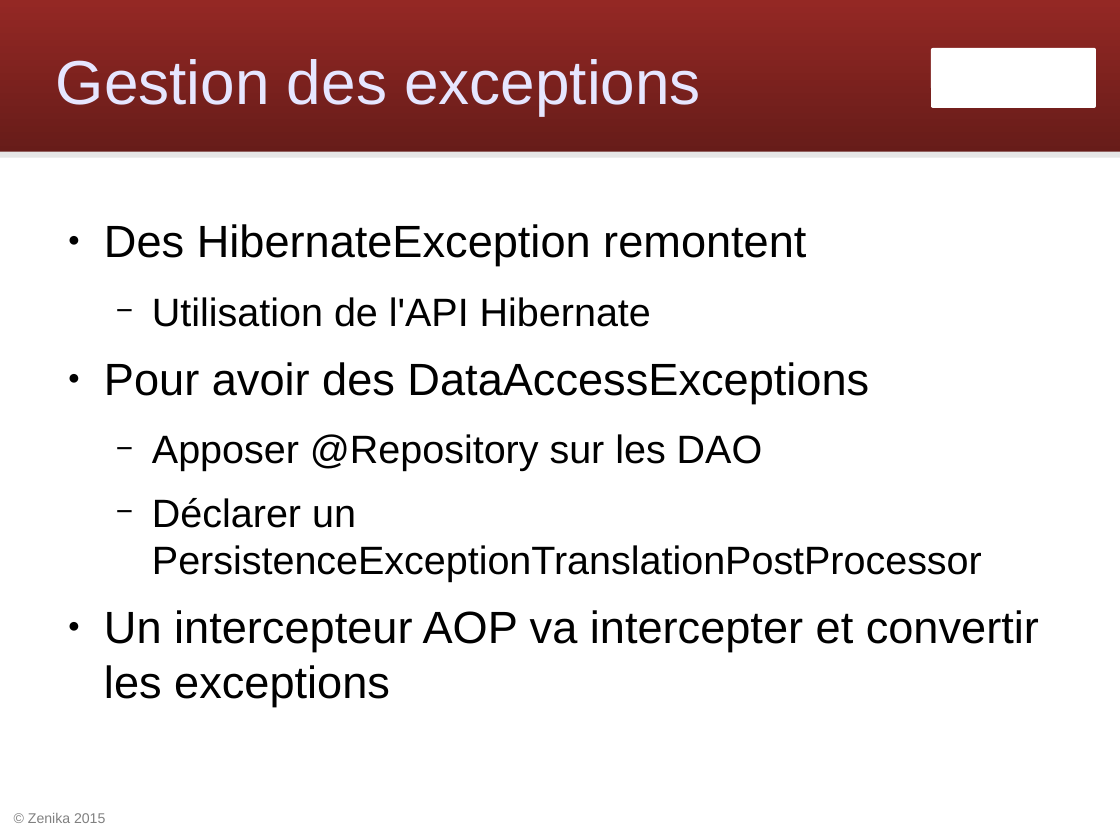
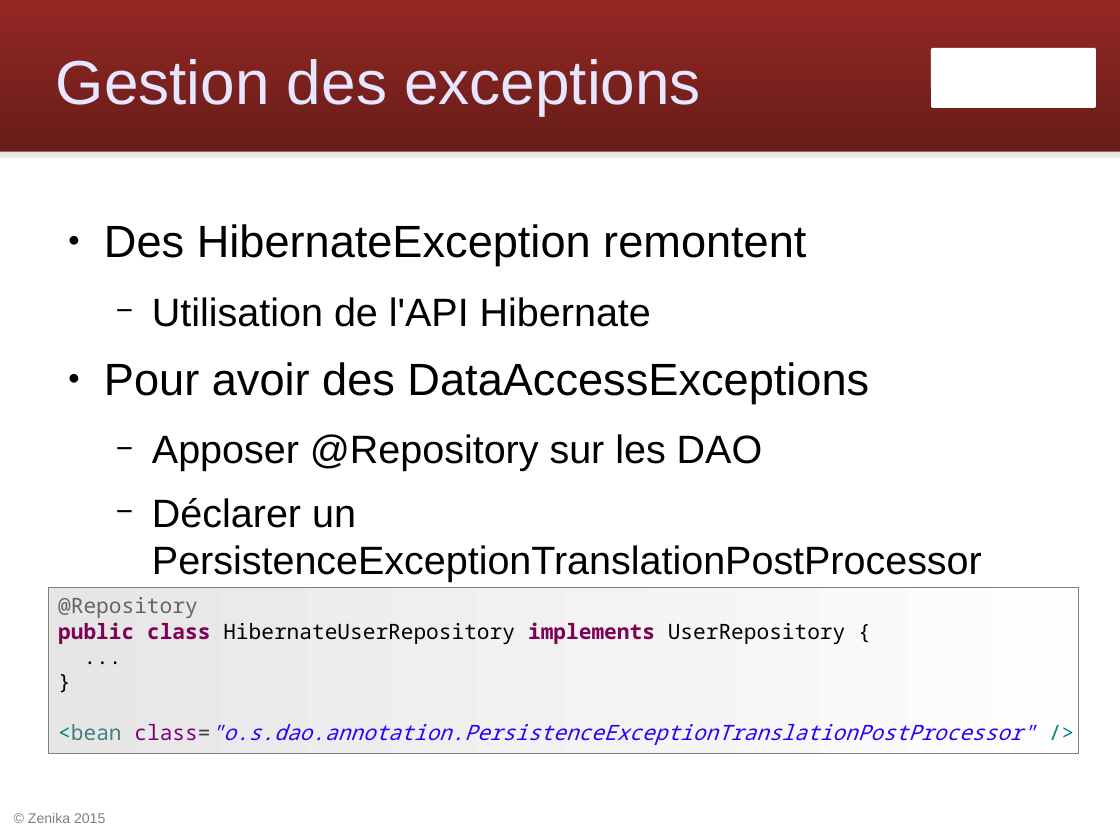
Before and after one commit to Zenika/workshop-spring-core, a slide deck: slide 66 of spring-workshop.odp (slide 64 before the commit). Drawn at 1120x840 pixels with LibreOffice and Linux fonts; fonts in the diff are those of the drawing; background and template pictures are left out. Boxes give left, top, right and bottom in pixels: in the first picture for what was removed or moved away, otherwise in the second. Text is boxed around its words. In the diff, an @@ line names an element or a change of style, - is before the commit and + after.

```diff
--- a/spring-workshop.odp
+++ b/spring-workshop.odp
@@ rectangle added at <box>48,587,1078,754</box>, fill gradient #E6E6E6 to #FEFEFE, outline #808080 0 pt, 15 pt, text #2A00FF @@
+@Repository
+public class HibernateUserRepository implements UserRepository {
+...
+}
+<bean class="o.s.dao.annotation.PersistenceExceptionTranslationPostProcessor" />
@@ text at <box>104,610,1039,706</box>: paragraph removed @@
-● Un intercepteur AOP va intercepter et convertir les exceptions
```
Also in this commit, not shown: 2 other slides changed, 4 slides added, 1 slide removed.
